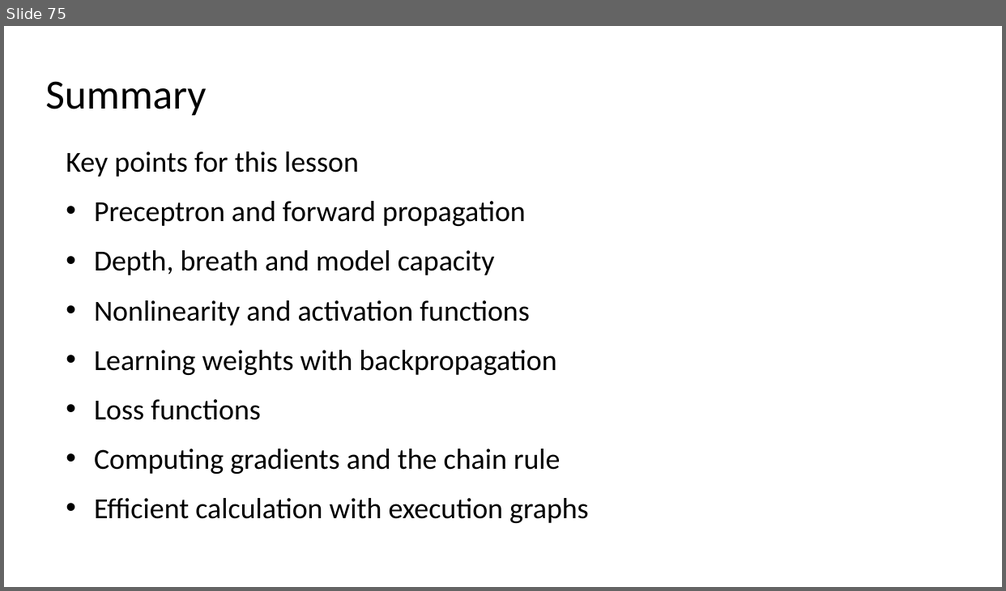
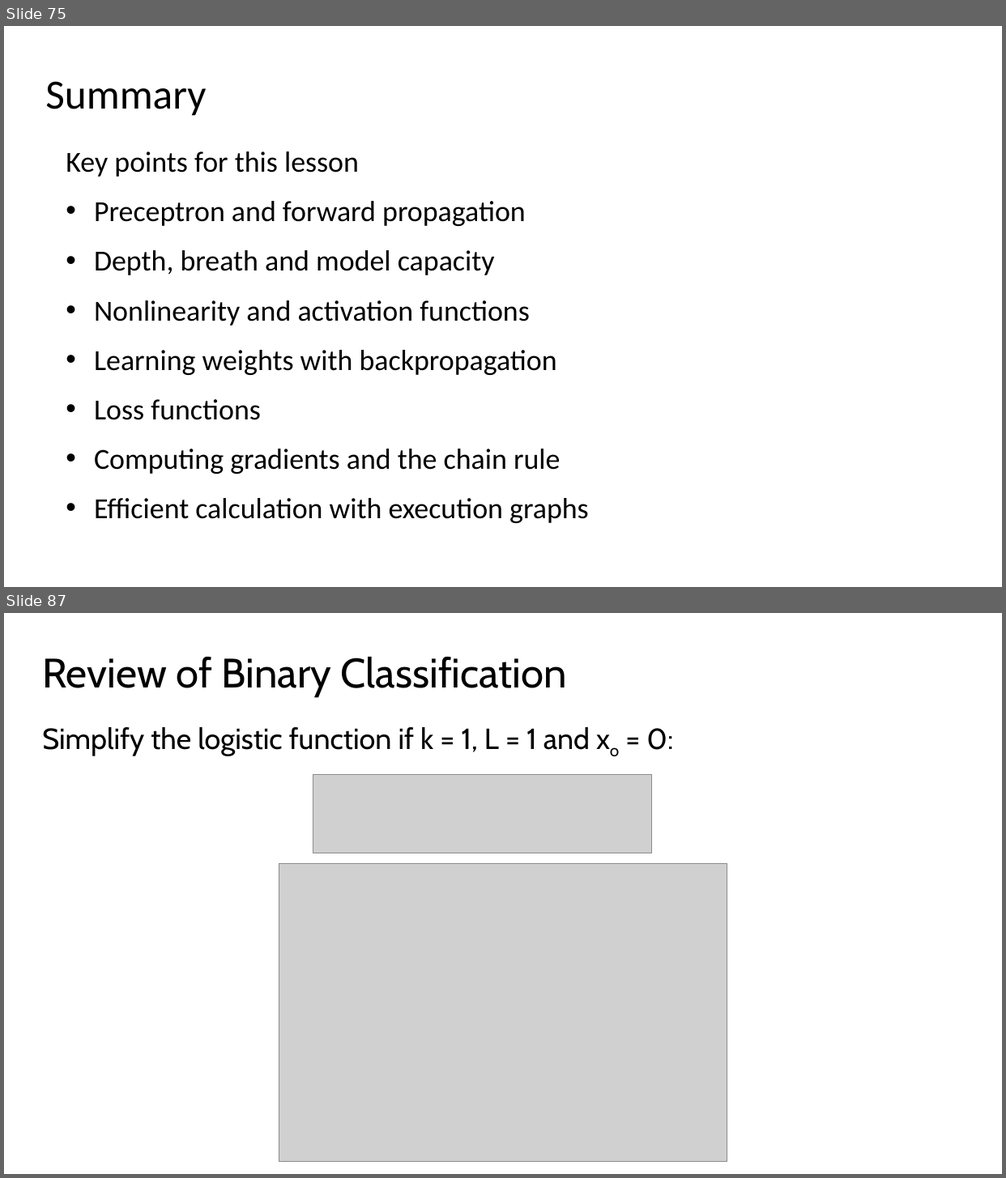
Before and after one commit to StephenElston/MachineLearning530, a slide deck: Lesson1/1_BuildingBlocksOfDeepLearning.pptx. Shown one above the other, each under a label of ours: slide 75 before the commit, slides 75 and 87 after it; the slides between them are not shown. The pictures are 1006x591 and 1006x1178 pixels, drawn with LibreOffice and Linux fonts; fonts in the diff are those of the drawing; grey boxes stand for pictures. Boxes give left, top, right and bottom in pixels: in the first picture for what was removed or moved away, otherwise in the second. Text is boxed around its words. In the diff, an @@ line names an element or a change of style, - is before the commit and + after.

Commit message:
Added multi-class classification slides to deck

```diff
--- a/Lesson1/1_BuildingBlocksOfDeepLearning.pptx
+++ b/Lesson1/1_BuildingBlocksOfDeepLearning.pptx
@@ slide 87 added at (4,613,1002,1174), background #FFFFFF @@
@@ title added at (42,657,567,696), 39.6 pt, text #000000 @@
+Review of Binary Classification
@@ text added at (42,727,673,756), 28 pt, text #000000 @@
+Simplify the logistic function if k = 1, L = 1 and xo = 0:
@@ picture added at (313,775,652,854) @@
@@ picture added at (279,864,727,1161) @@
```
Also in this commit, not shown: 25 other slides added.
